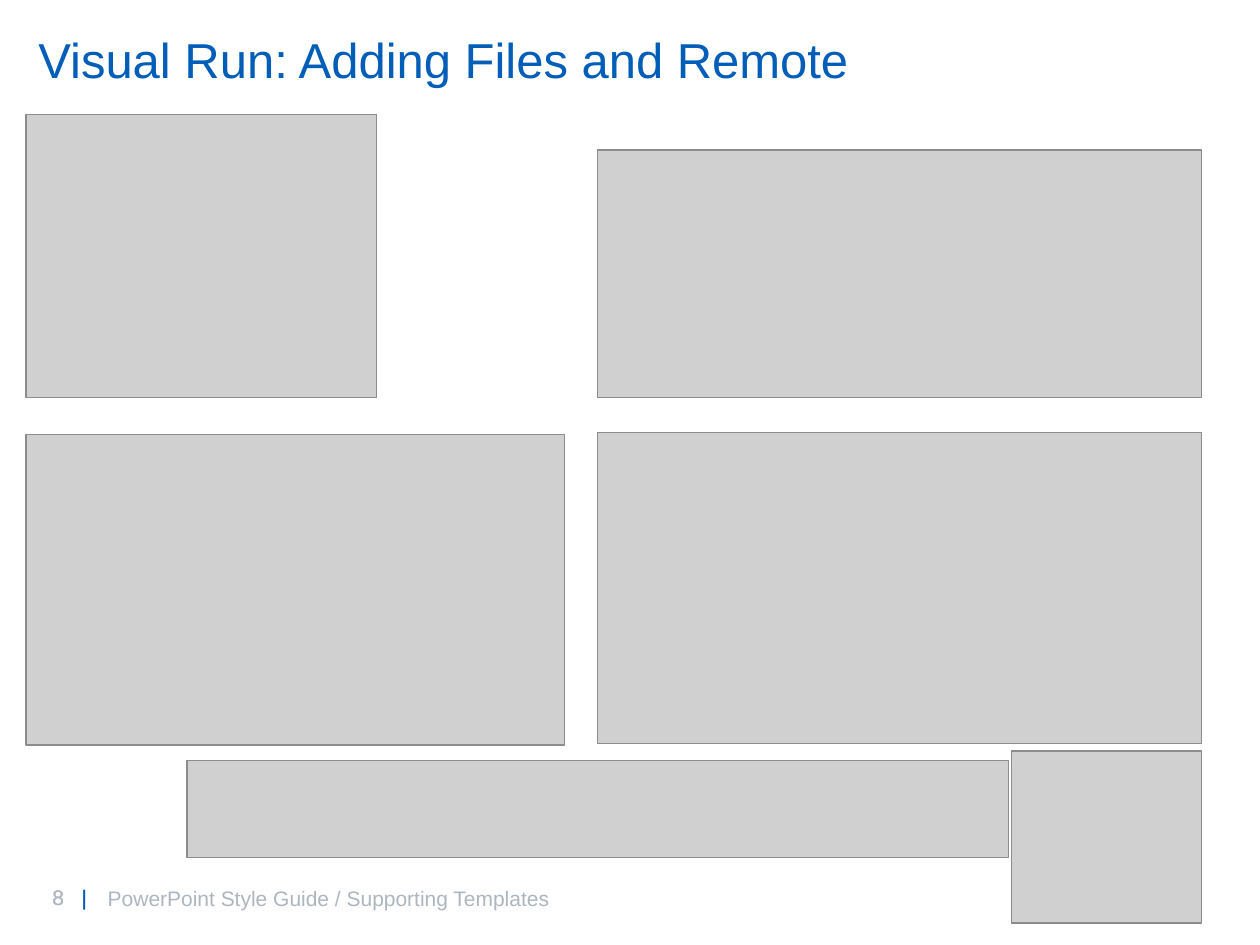
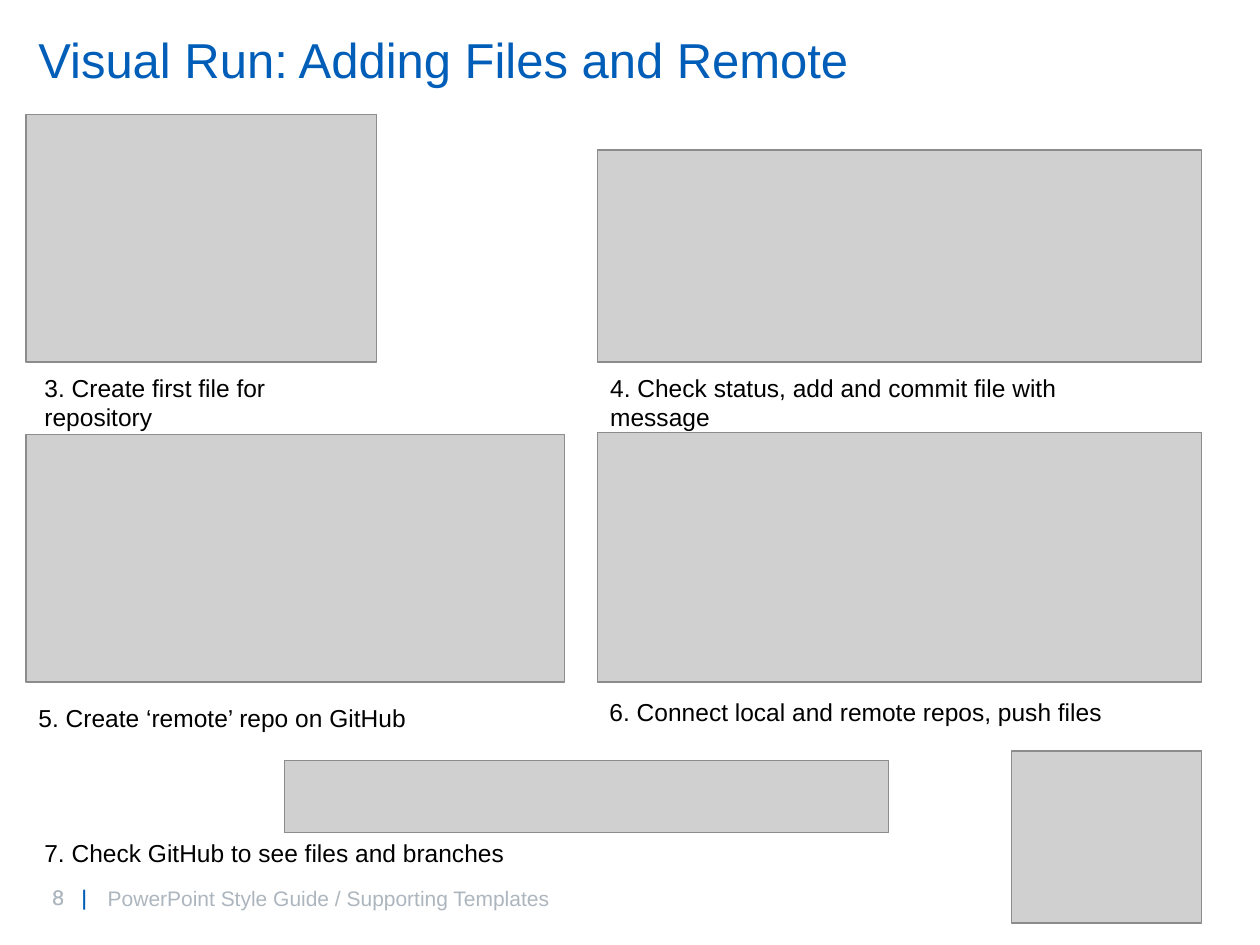
Before and after one commit to willbrooks2/Git_Introduction, a slide deck: slide 8 of GitIntro.pptx. Drawn at 1260x945 pixels with LibreOffice and Linux fonts; fonts in the diff are those of the drawing; grey boxes stand for pictures; background and template pictures are left out. Boxes give left, top, right and bottom in pixels: in the first picture for what was removed or moved away, otherwise in the second. Text is boxed around its words. In the diff, an @@ line names an element or a change of style, - is before the commit and + after.

```diff
--- a/GitIntro.pptx
+++ b/GitIntro.pptx
@@ picture: place and size @@
-picture at <box>26,115,377,397</box>
+picture at <box>26,115,377,362</box>
@@ picture: place and size @@
-picture at <box>597,150,1201,397</box>
+picture at <box>597,150,1201,362</box>
@@ text added at <box>44,379,266,431</box>, 14 pt, text #000000 @@
+3. Create first file for repository
@@ text added at <box>610,379,1056,431</box>, 14 pt, text #000000 @@
+4. Check status, add and commit file with message
@@ picture: place and size @@
-picture at <box>26,435,564,745</box>
+picture at <box>26,435,564,682</box>
@@ picture: place and size @@
-picture at <box>597,433,1201,743</box>
+picture at <box>597,433,1201,683</box>
@@ text added at <box>38,709,405,732</box>, 14 pt, text #000000 @@
+5. Create ‘remote’ repo on GitHub
@@ text added at <box>609,703,1102,726</box>, 14 pt, text #000000 @@
+6. Connect local and remote repos, push files
@@ picture: place and size @@
-picture at <box>186,761,1008,858</box>
+picture at <box>285,761,888,833</box>
@@ text added at <box>44,844,504,863</box>, 14 pt, text #000000 @@
+7. Check GitHub to see files and branches
```
Also in this commit, not shown: 4 other slides changed.
